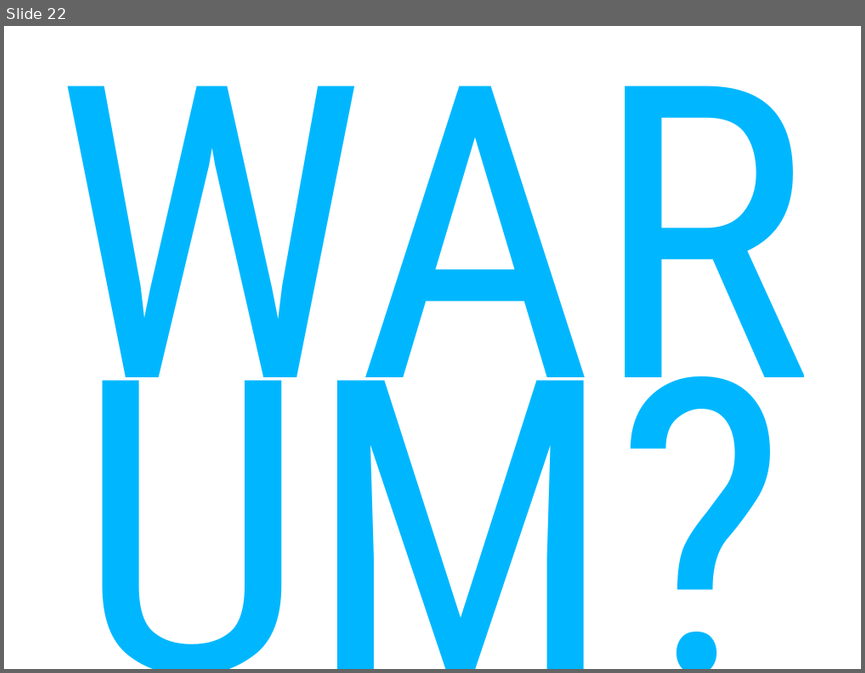
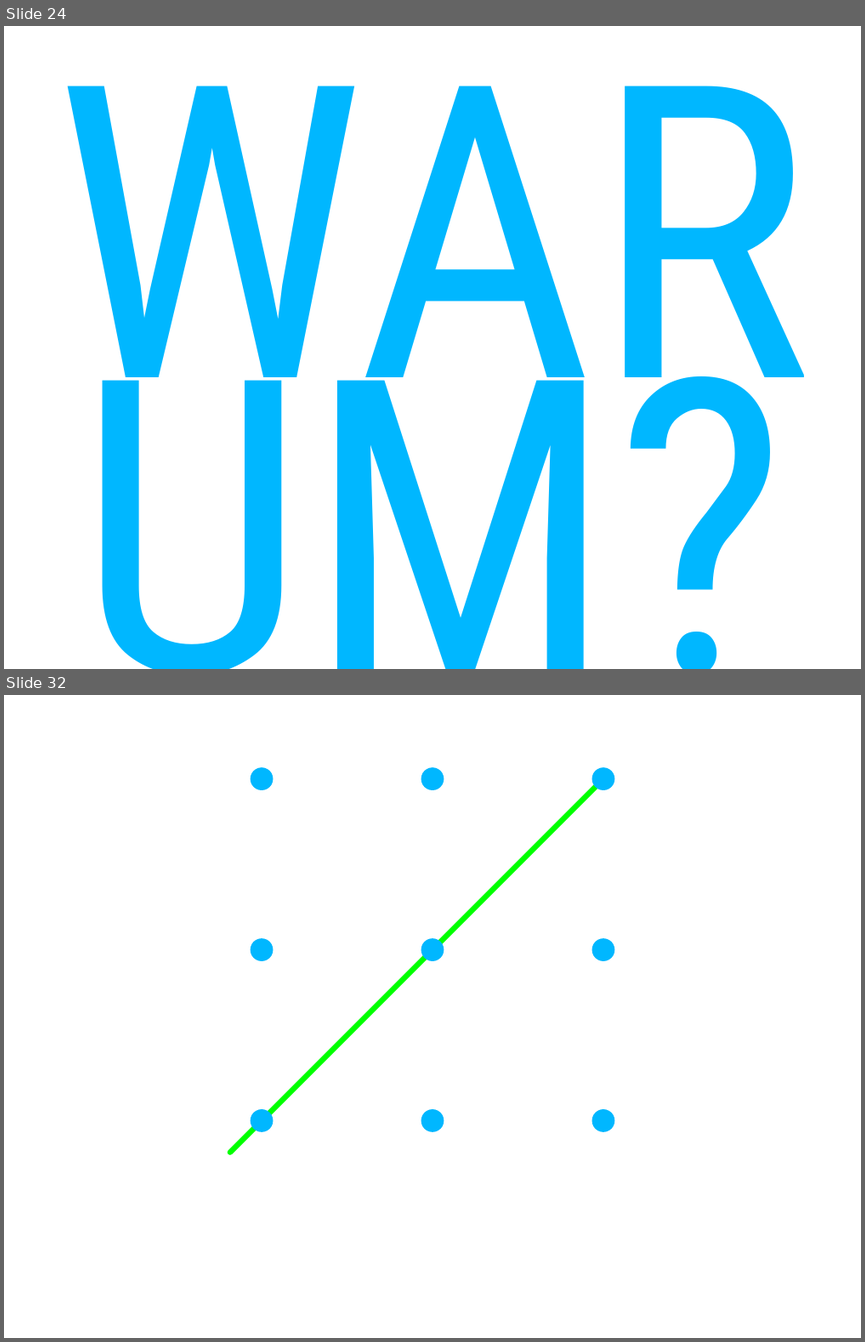
Before and after one commit to cessor/empathiccode, a slide deck: WeaselWords-DotnetDevCon.pptx. Shown one above the other, each under a label of ours: slide 22 before the commit, slides 24 and 32 after it; the slides between them are not shown. The pictures are 865x673 and 865x1342 pixels, drawn with LibreOffice and Linux fonts; fonts in the diff are those of the drawing. Boxes give left, top, right and bottom in pixels: in the first picture for what was removed or moved away, otherwise in the second. Text is boxed around its words. In the diff, an @@ line names an element or a change of style, - is before the commit and + after.

```diff
--- a/WeaselWords-DotnetDevCon.pptx
+++ b/WeaselWords-DotnetDevCon.pptx
@@ slide 32 added at <box>4,695,861,1338</box>, background #FFFFFF @@
@@ ellipse added at <box>250,768,273,791</box>, fill #00B7FF @@
@@ ellipse added at <box>421,768,444,791</box>, fill #00B7FF @@
@@ ellipse added at <box>591,768,615,791</box>, fill #00B7FF @@
@@ line added from (230, 1151) to (596, 787), #00FF00 4.5 pt @@
@@ ellipse added at <box>250,938,273,961</box>, fill #00B7FF @@
@@ ellipse added at <box>421,938,444,961</box>, fill #00B7FF @@
@@ ellipse added at <box>591,938,615,961</box>, fill #00B7FF @@
@@ ellipse added at <box>250,1109,273,1132</box>, fill #00B7FF @@
@@ ellipse added at <box>421,1109,444,1132</box>, fill #00B7FF @@
@@ ellipse added at <box>591,1109,615,1132</box>, fill #00B7FF @@
@@ what was slide 22 is now slide 24 @@
```
Also in this commit, not shown: 1 slide changed, 23 other slides added.
